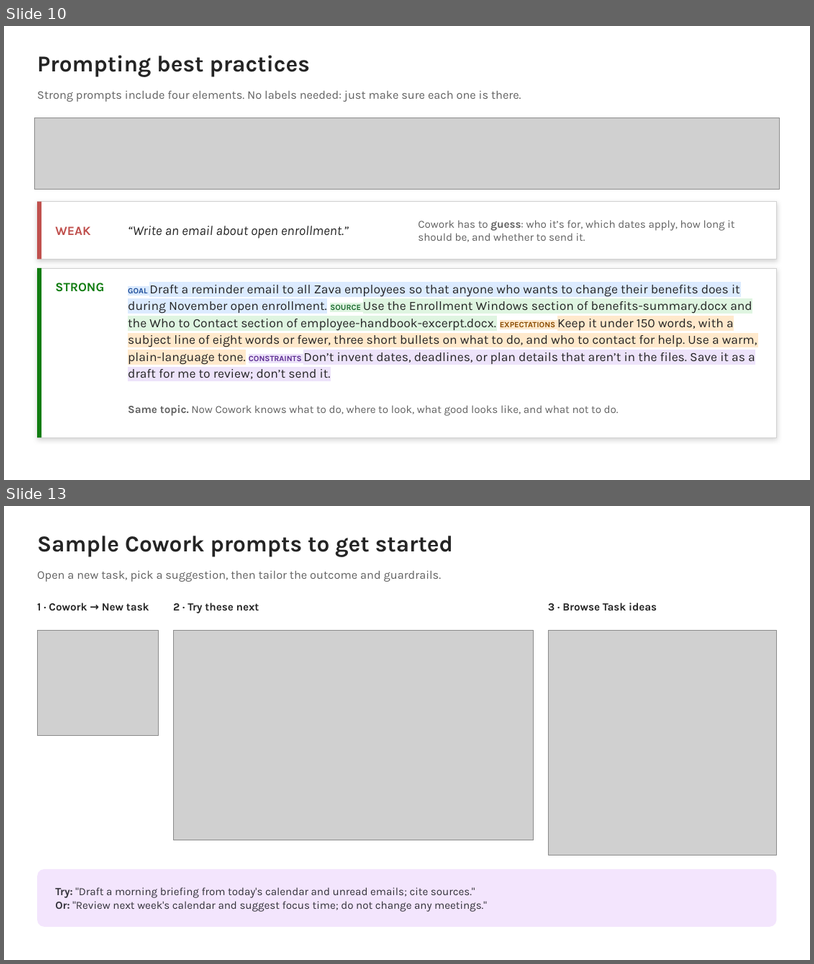
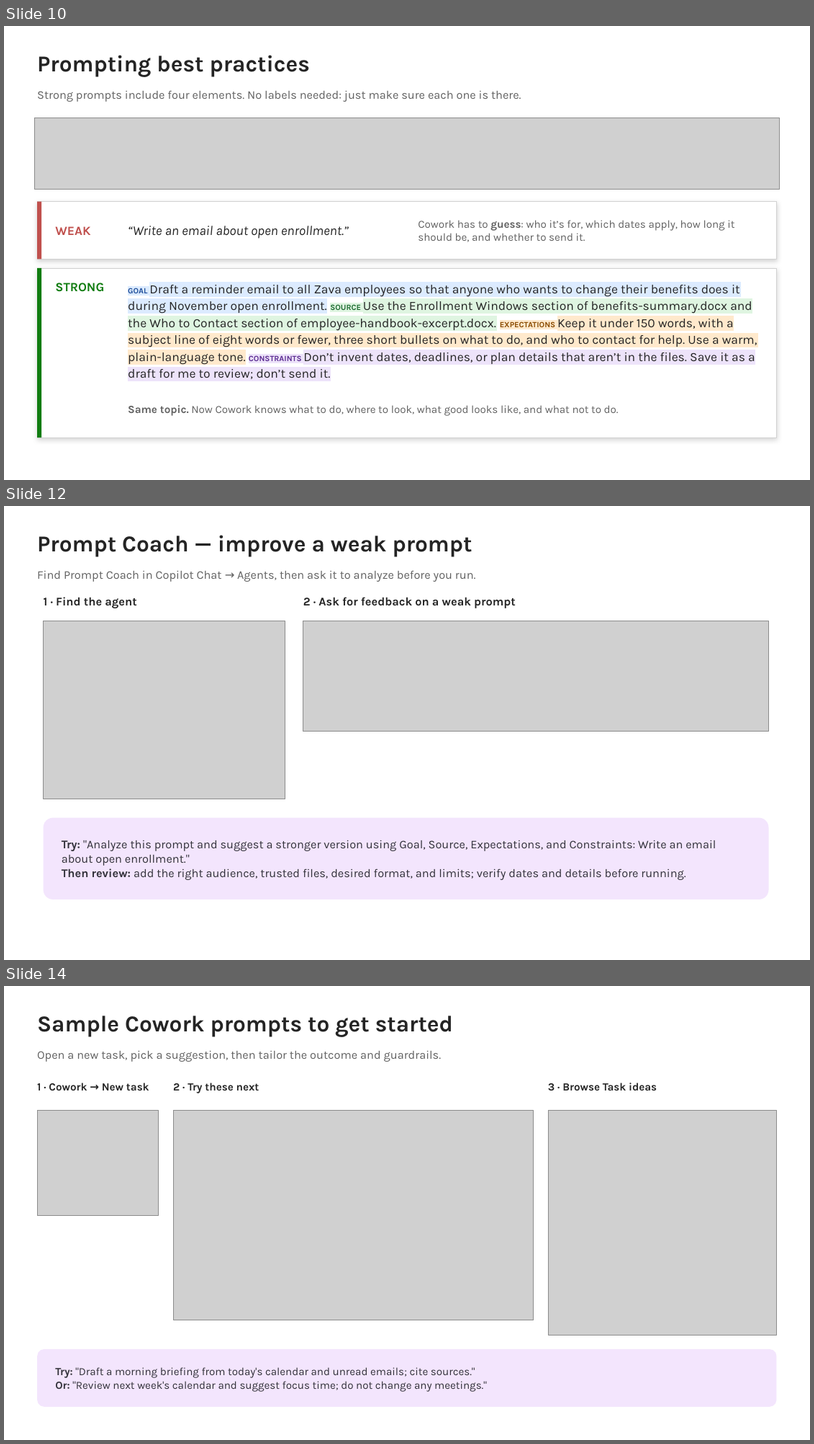
Before and after one commit to ragage/ai_hr_cowork_workshop, a slide deck: instructor/instructor-deck.pptx. Shown one above the other, each under a label of ours: slides 10 and 13 before the commit, slides 10, 12 and 14 after it; the slides between them are not shown. The pictures are 814x964 and 814x1444 pixels, drawn with LibreOffice and Linux fonts; fonts in the diff are those of the drawing; grey boxes stand for pictures. Boxes give left, top, right and bottom in pixels: in the first picture for what was removed or moved away, otherwise in the second. Text is boxed around its words. In the diff, an @@ line names an element or a change of style, - is before the commit and + after.

```diff
--- a/instructor/instructor-deck.pptx
+++ b/instructor/instructor-deck.pptx
@@ slide 12 added at [4,506,810,960], background #FFFFFF @@
@@ text added at [37,535,473,557], 27 pt, text #242424, bold @@
+Prompt Coach — improve a weak prompt
@@ text added at [37,571,476,582], 14 pt, text #616161 @@
+Find Prompt Coach in Copilot Chat → Agents, then ask it to analyze before you run.
@@ text added at [44,597,136,608], 14 pt, text #242424, bold @@
+1 · Find the agent
@@ text added at [304,597,516,608], 14 pt, text #242424, bold @@
+2 · Ask for feedback on a weak prompt
@@ picture added at [44,621,286,799] @@
@@ picture added at [304,621,769,731] @@
@@ rounded rectangle added at [44,818,769,899], fill #F3E5FD @@
@@ text added at [62,840,716,880], 14 pt, text #323139 @@
+Try: "Analyze this prompt and suggest a stronger version using Goal, Source, Expectations, and Constraints: Write an email about open enrollment."
+Then review: add the right audience, trusted files, desired format, and limits; verify dates and details before running.
@@ what was slide 13 is now slide 14 @@
```
Also in this commit, not shown: 2 slides changed, 10 other files.
